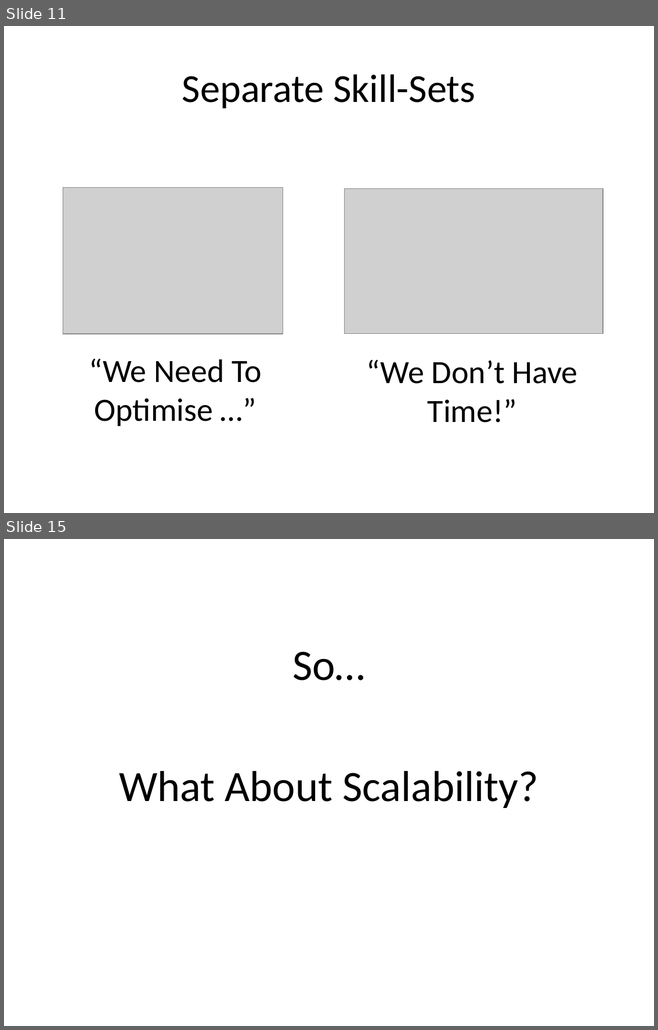
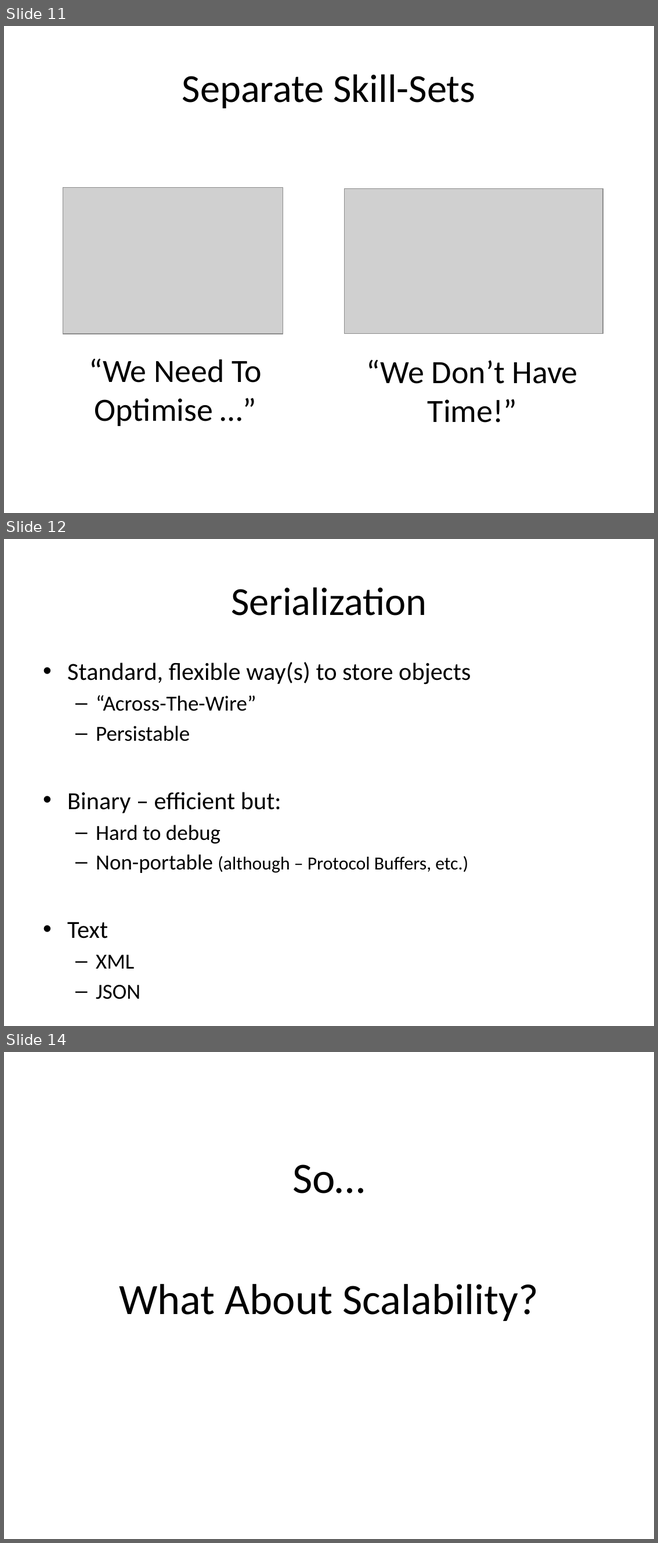
Before and after one commit to alexdgarland/database-demos, a slide deck: Slides/Not Only SQL - Picking A Database for DotNET.pptx. Shown one above the other, each under a label of ours: slides 11 and 15 before the commit, slides 11, 12 and 14 after it; the slides between them are not shown. The pictures are 658x1030 and 658x1543 pixels, drawn with LibreOffice and Linux fonts; fonts in the diff are those of the drawing; grey boxes stand for pictures. Boxes give left, top, right and bottom in pixels: in the first picture for what was removed or moved away, otherwise in the second. Text is boxed around its words. In the diff, an @@ line names an element or a change of style, - is before the commit and + after.

```diff
--- a/Slides/Not Only SQL - Picking A Database for DotNET.pptx
+++ b/Slides/Not Only SQL - Picking A Database for DotNET.pptx
@@ slide 12 added at (4,539,654,1026), background #FFFFFF @@
@@ title added at (231,587,426,616), 44 pt, text #000000 @@
+Serialization
@@ text added at (67,662,470,969), 27.2 pt, text #000000 @@
+• Standard, flexible way(s) to store objects
+  – “Across-The-Wire”
+  – Persistable
+• Binary – efficient but:
+  – Hard to debug
+  – Non-portable (although – Protocol Buffers, etc.)
+• Text
+  – XML
+  – JSON
@@ what was slide 15 is now slide 14 @@
```
Also in this commit, not shown: 1 slide changed, 1 other slide added, 2 slides removed.
